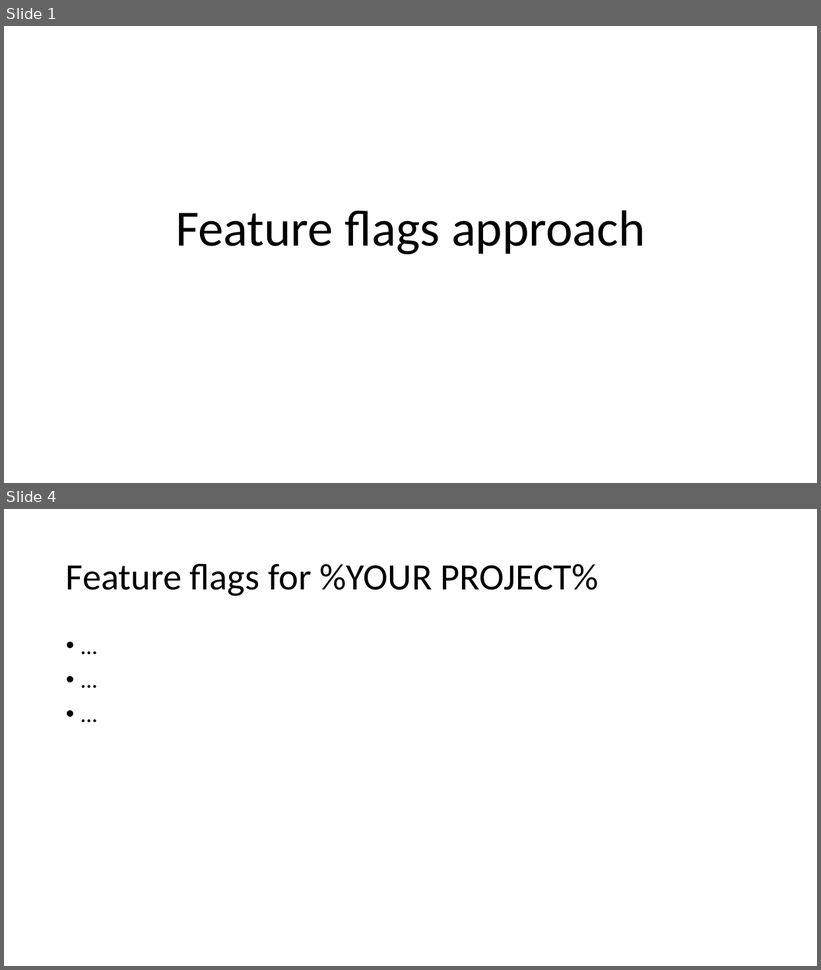
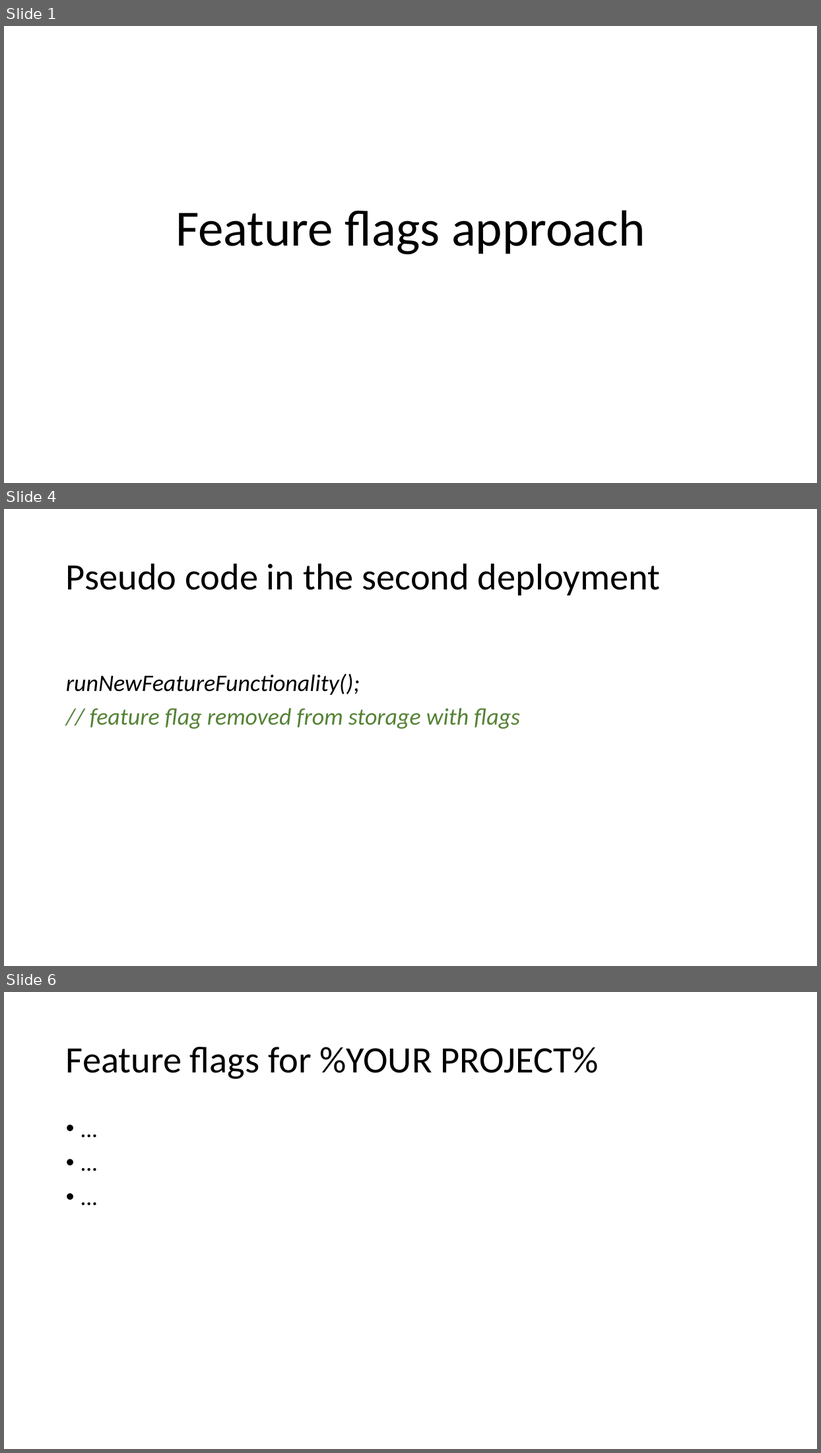
Before and after one commit to magicmanam/slides, a slide deck: Feature Flags.pptx. Shown one above the other, each under a label of ours: slides 1 and 4 before the commit, slides 1, 4 and 6 after it; the slides between them are not shown. The pictures are 821x970 and 821x1453 pixels, drawn with LibreOffice and Linux fonts; fonts in the diff are those of the drawing. Boxes give left, top, right and bottom in pixels: in the first picture for what was removed or moved away, otherwise in the second. Text is boxed around its words. In the diff, an @@ line names an element or a change of style, - is before the commit and + after.

```diff
--- a/Feature Flags.pptx
+++ b/Feature Flags.pptx
@@ slide 4 added at (4,509,817,966), background #FFFFFF @@
@@ title added at (66,563,660,595), 44 pt, text #000000 @@
+Pseudo code in the second deployment
@@ text added at (66,674,520,729), 28 pt, text #548235, italic @@
+runNewFeatureFunctionality();
+// feature flag removed from storage with flags
@@ what was slide 4 is now slide 6 @@
```
Also in this commit, not shown: 7 slides changed, 1 other slide added.
